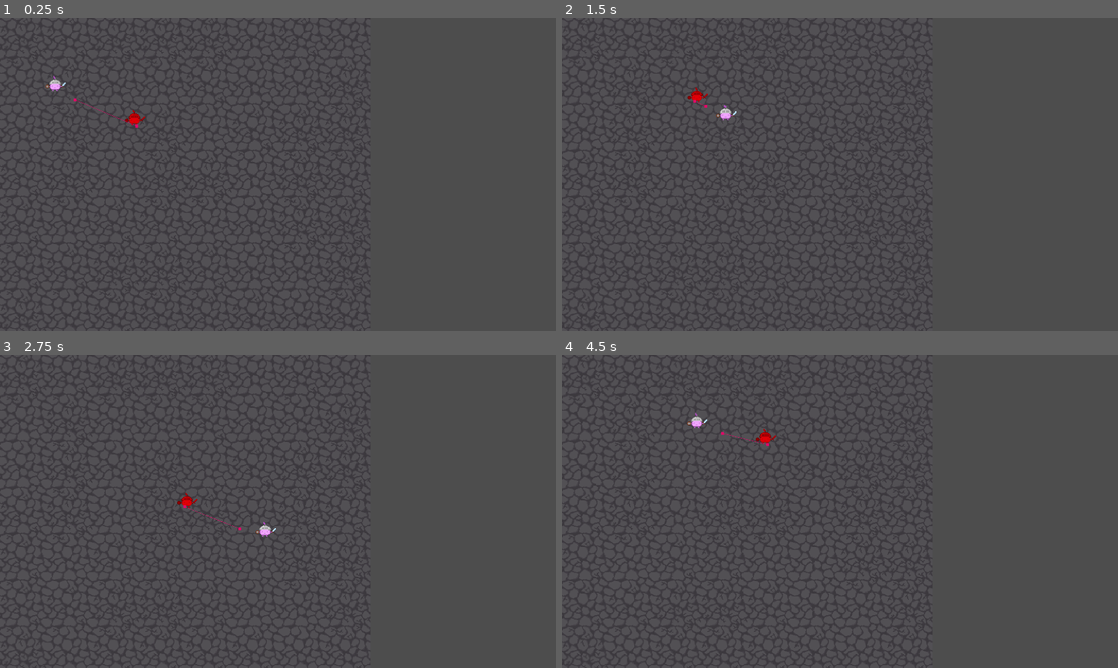
Above: before the commit, frames 1-4 (two rows, left to right).
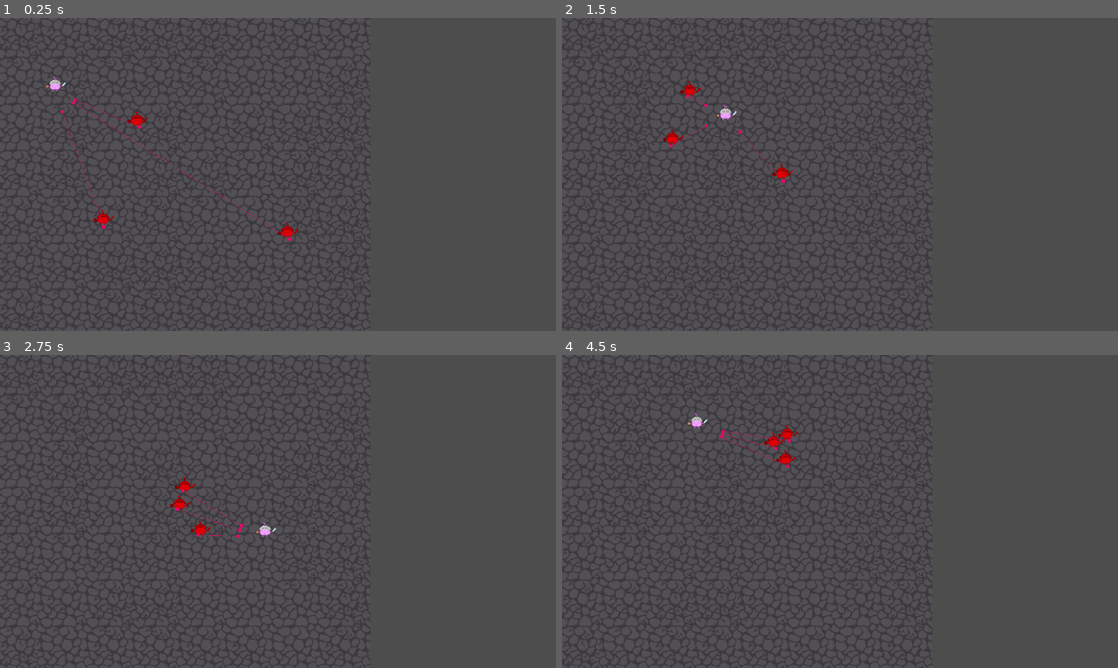
Above: after the commit, the same moments.

Repository: Mystievous/2025-mini-level-1
Game: Godot game, scene res://dev_workspaces/artemis/enemies/enemy_test_scene.tscn
The game is run twice, just before and just after one commit, with the same random seed, the same clock (stepped at 60 frames per second) and the same inputs. The project has no main scene, so this scene is started directly.
Inputs:
- Up to frame 1 (0.25 s): no input
- Up to frame 2 (1.5 s): hold Right (ui_right) 0.53-1.28 s; hold Down (ui_down) from 1.28 s (still down)
- Up to frame 3 (2.75 s): release Down (ui_down) at 2.03 s; hold Right (ui_right) from 2.03 s (still down)
- Up to frame 4 (4.5 s): release Right (ui_right) at 2.78 s; hold Up (ui_up) 2.78-3.53 s; hold Left (ui_left) from 3.53 s (still down)

The runs differ from the first frame. In frame 1, 0.4% of the frame differs, in the area x 10-54%, y 26-72%; in frame 2, 0.4%; in frame 3, 0.3%; in frame 4, 0.4%, in the area x 28-43%, y 22-36%.

Commit message:
test more enemies

Diff:
--- a/components/enemy_behavior.tscn
+++ b/components/enemy_behavior.tscn
@@ -5,6 +5,7 @@
 [node name="EnemyBehavior" type="NavigationAgent2D"]
 path_desired_distance = 5.0
 target_desired_distance = 5.0
+avoidance_enabled = true
 debug_enabled = true
 debug_use_custom = true
 debug_path_custom_color = Color(0.8798718, 0.041831262, 0.40848464, 1)
--- a/dev_workspaces/artemis/enemies/enemy_test_scene.tscn
+++ b/dev_workspaces/artemis/enemies/enemy_test_scene.tscn
@@ -22,6 +22,14 @@
 position = Vector2(207, 157)
 collision_mask = 1
 
+[node name="Jester2" parent="." instance=ExtResource("1_76ape")]
+position = Vector2(414, 314)
+collision_mask = 1
+
+[node name="Jester3" parent="." instance=ExtResource("1_76ape")]
+position = Vector2(149, 304)
+collision_mask = 1
+
 [node name="TestPlayer" parent="." instance=ExtResource("3_qc448")]
 position = Vector2(76, 101)
 collision_layer = 2
